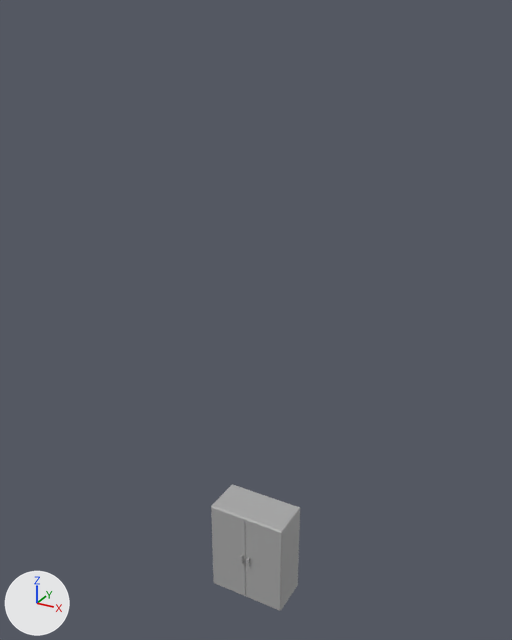
A saved change to the FBX model Assets/3DModels/Environment/WardrobeAssets/Wardrobe.fbx.
One viewpoint serves both versions: a 50 mm lens placed at (13.8, -25.1, 25.2), pointed at (-0.2, 0.4, 12.4). The lights are fixed; the arrows at lower left show +X, +Y and +Z. The picture after the commit comes second. Where no turn or scale is listed for an object, it has been applied to the vertices.

Objects in the first picture: 'DoorLeft', 'DoorRight', 'Wardrobe'.
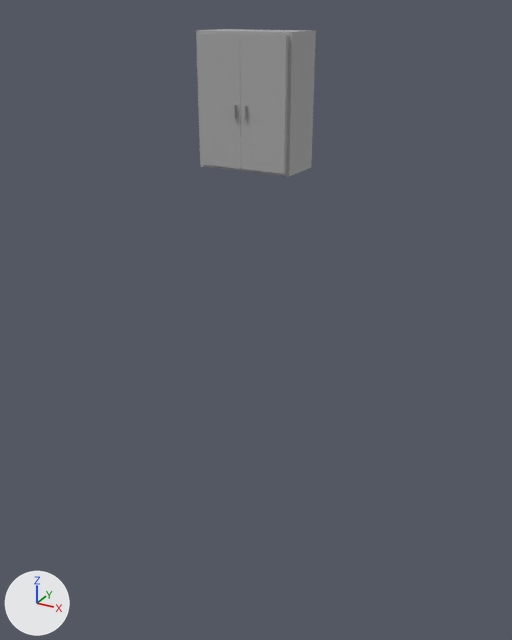
What differs and where, as boxes (x1, y1, x2, y2) in the pictures (512 x 640 px):
'Wardrobe', moved: before (212, 484, 300, 611); after (196, 29, 316, 177)
'RightDoor', added: after (240, 34, 289, 174)
'LeftDoor', added: after (196, 33, 241, 169)
'DoorRight', deleted: before (246, 519, 283, 611)
'DoorLeft', deleted: before (211, 506, 246, 596)

The change, as a list of edits to the scene's bpy script:
```text
Add me_mesh_001_1:
    me_mesh_001_1.from_pydata(...)  # 32 vertices, 28 faces; spans x -0.93..0.93, y -0.17..0.17, z -2.42..2.42
    me_mesh_001_1.materials.append(mat_standardsurface1)  # grey #aaaaaa
Add me_mesh_002_1:
    me_mesh_002_1.from_pydata(...)  # 32 vertices, 28 faces; spans x -0.93..0.93, y -0.17..0.17, z -2.42..2.42
    me_mesh_002_1.materials.append(mat_standardsurface1)  # grey #aaaaaa
Remove ob_doorright:
    ob_doorright = bpy.data.objects.new('DoorRight', me_mesh_002)
    ob_doorright.location = (0.98, -1.04, 0.0)
Remove ob_doorleft:
    ob_doorleft = bpy.data.objects.new('DoorLeft', me_mesh_001)
    ob_doorleft.location = (-0.99, -1.04, 0.0)
Change ob_wardrobe:
    ob_wardrobe.location: (0.0, 0.0, 0.0) -> (0.0, 0.0, 21.89)
Add ob_leftdoor:
    ob_leftdoor = bpy.data.objects.new('LeftDoor', me_mesh_001_1)
    ob_leftdoor.location = (-0.94, -1.18, 21.9)
Add ob_rightdoor:
    ob_rightdoor = bpy.data.objects.new('RightDoor', me_mesh_002_1)
    ob_rightdoor.location = (0.94, -1.18, 21.9)
```
